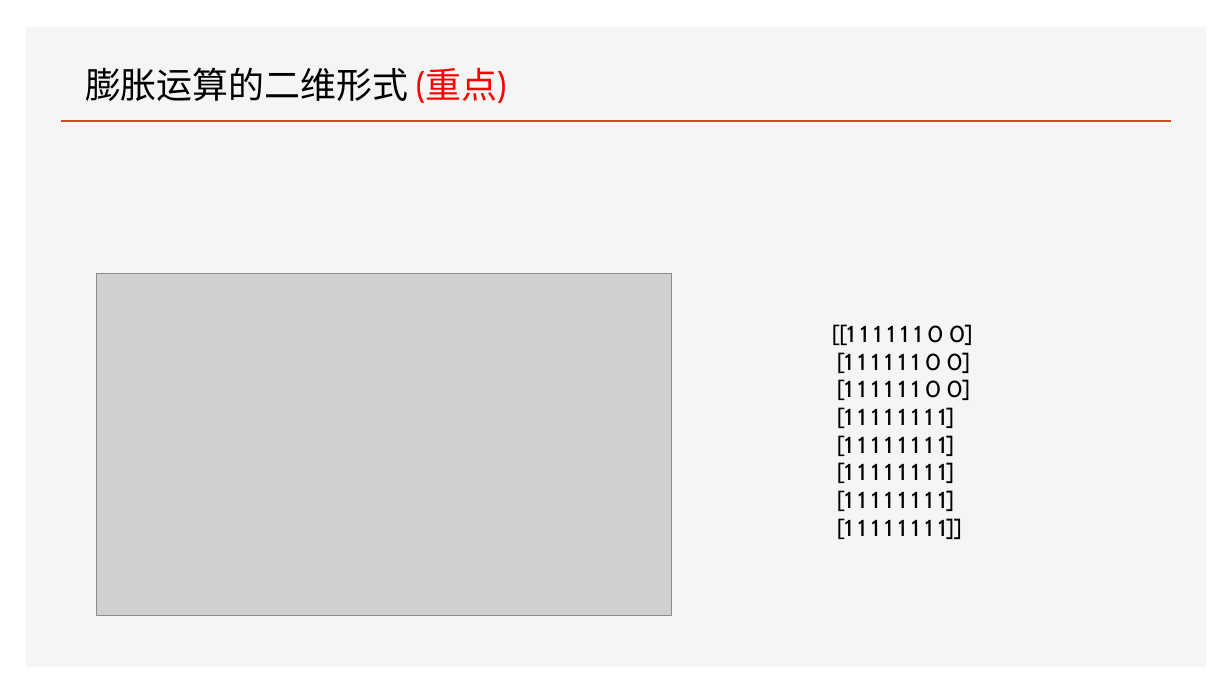
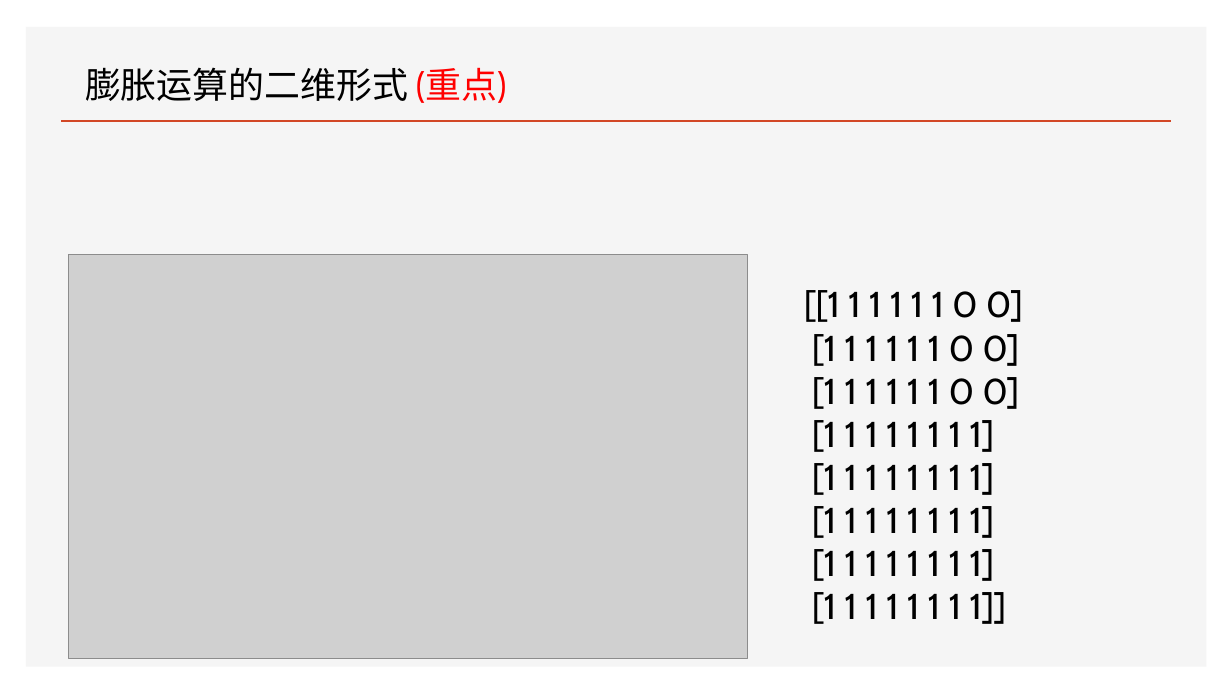
Before and after one commit to FourierAI/image-processing-resources, a slide deck: slide 17 of Lecture/lecture78/基于形态学的数字图像处理.pptx. Drawn at 1232x693 pixels with LibreOffice and Linux fonts; fonts in the diff are those of the drawing; grey boxes stand for pictures. Boxes give left, top, right and bottom in pixels: in the first picture for what was removed or moved away, otherwise in the second. Text is boxed around its words. In the diff, an @@ line names an element or a change of style, - is before the commit and + after.

```diff
--- a/Lecture/lecture78/基于形态学的数字图像处理.pptx
+++ b/Lecture/lecture78/基于形态学的数字图像处理.pptx
@@ picture: place and size @@
-picture at (96,274,671,616)
+picture at (68,255,748,659)
@@ text "[[1 1 1 1 1 ...": place and size @@
-text "[[1 1 1 1 1 ..." at (832,324,973,539)
+text "[[1 1 1 1 1 ..." at (804,290,1023,624)
@@ text "[[1 1 1 1 1 ..." at (804,290,1023,624): size 18 to 28 pt @@
```
Also in this commit, not shown: 33 other slides changed, 3 slides added, 1 other file.
